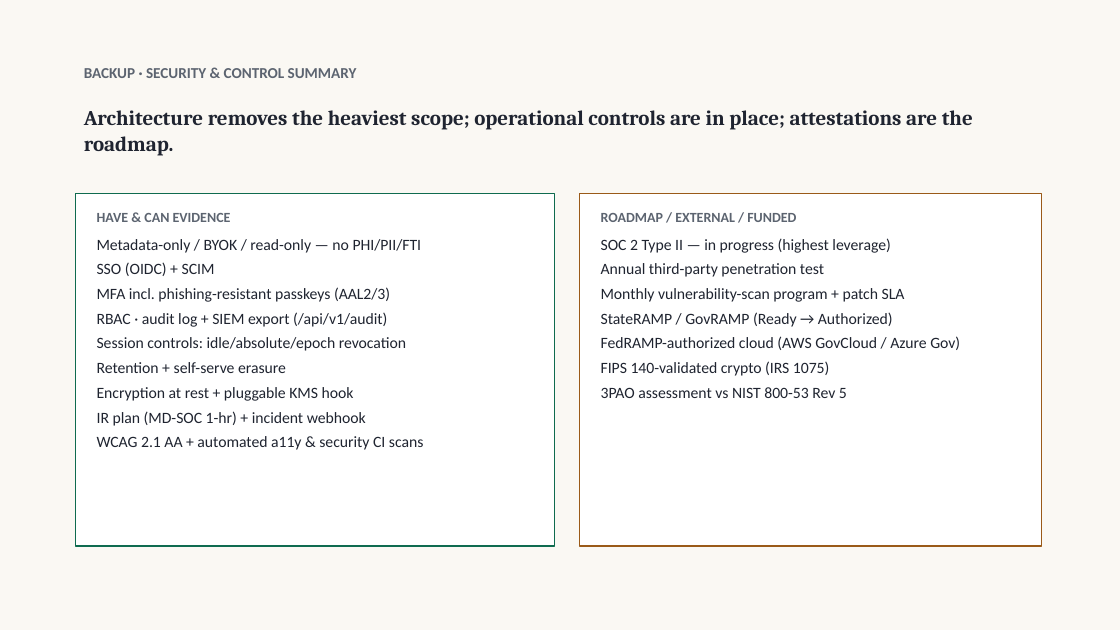
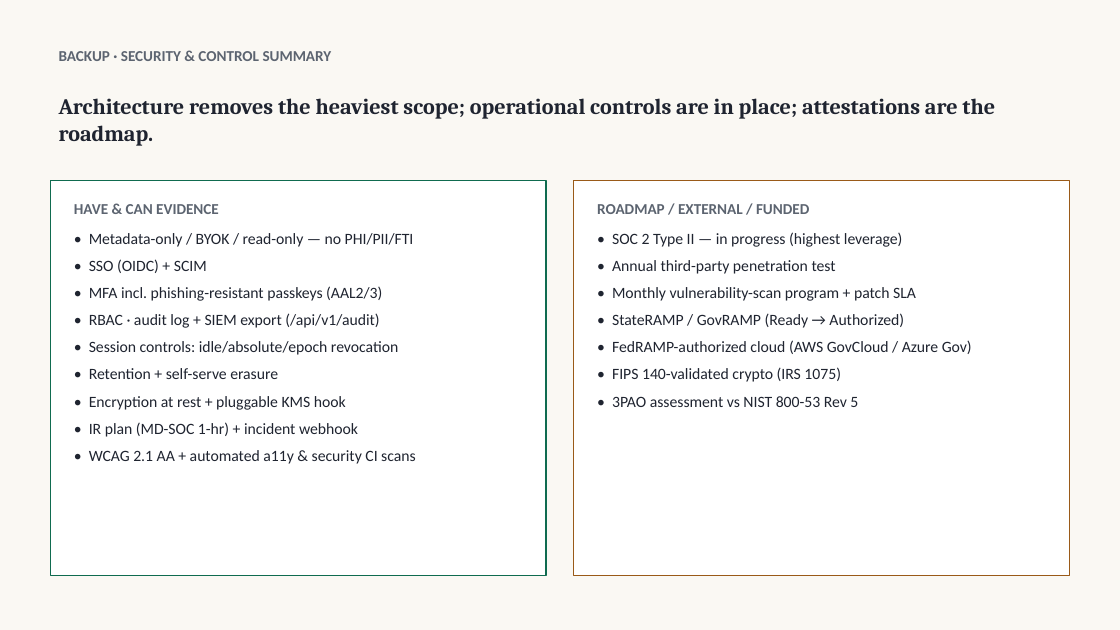
Before and after one commit to krethikram-sudo/options-bot, a slide deck: slide 14 of docs/mhbe-demo-deck.pptx. Drawn at 1120x630 pixels with LibreOffice and Linux fonts; fonts in the diff are those of the drawing. Boxes give left, top, right and bottom in pixels: in the first picture for what was removed or moved away, otherwise in the second. Text is boxed around its words. In the diff, an @@ line names an element or a change of style, - is before the commit and + after.

```diff
--- a/docs/mhbe-demo-deck.pptx
+++ b/docs/mhbe-demo-deck.pptx
@@ text "BACKUP · SECURITY & CONTROL ..." moved from (x1=84, y1=68, x2=357, y2=78) to (x1=59, y1=51, x2=332, y2=61) @@
@@ text "Architecture removes the heaviest scope; ..." moved from (x1=84, y1=110, x2=973, y2=156) to (x1=59, y1=98, x2=995, y2=146) @@
@@ text "Architecture removes the heaviest scope; ..." at (x1=59, y1=98, x2=995, y2=146): size 18 to 19 pt @@
@@ rectangle "HAVE & CAN EVIDENCE" resized from (x1=76, y1=193, x2=555, y2=546) to (x1=50, y1=181, x2=546, y2=576) @@
@@ rectangle "HAVE & CAN EVIDENCE" at (x1=50, y1=181, x2=546, y2=576): outline #0F6B4F 1 pt to #0F6B4F 1.25 pt @@
@@ text in rectangle at (x1=74, y1=204, x2=219, y2=214): size 12 to 13 pt in "HAVE & CAN EVIDENCE"; more space between paragraphs @@
@@ rectangle "ROADMAP / EXTERNAL / FUNDED" resized from (x1=580, y1=193, x2=1042, y2=546) to (x1=574, y1=181, x2=1070, y2=576) @@
@@ rectangle "ROADMAP / EXTERNAL / FUNDED" at (x1=574, y1=181, x2=1070, y2=576): outline #9A5A18 1 pt to #9A5A18 1.25 pt @@
@@ text in rectangle at (x1=597, y1=204, x2=809, y2=214): size 12 to 13 pt in "ROADMAP / EXTERNAL / FUNDED"; more space between paragraphs @@
@@ text in rectangle at (x1=89, y1=233, x2=416, y2=464): text changed @@
-Metadata-only / BYOK / read-only — no PHI/PII/FTI
-SSO (OIDC) + SCIM
-MFA incl. phishing-resistant passkeys (AAL2/3)
-RBAC · audit log + SIEM export (/api/v1/audit)
-Session controls: idle/absolute/epoch revocation
-Retention + self-serve erasure
-Encryption at rest + pluggable KMS hook
-IR plan (MD-SOC 1-hr) + incident webhook
-WCAG 2.1 AA + automated a11y & security CI scans
+• Metadata-only / BYOK / read-only — no PHI/PII/FTI
+• SSO (OIDC) + SCIM
+• MFA incl. phishing-resistant passkeys (AAL2/3)
+• RBAC · audit log + SIEM export (/api/v1/audit)
+• Session controls: idle/absolute/epoch revocation
+• Retention + self-serve erasure
+• Encryption at rest + pluggable KMS hook
+• IR plan (MD-SOC 1-hr) + incident webhook
+• WCAG 2.1 AA + automated a11y & security CI scans
@@ text in rectangle at (x1=612, y1=232, x2=972, y2=407): text changed @@
-SOC 2 Type II — in progress (highest leverage)
-Annual third-party penetration test
-Monthly vulnerability-scan program + patch SLA
-StateRAMP / GovRAMP (Ready → Authorized)
-FedRAMP-authorized cloud (AWS GovCloud / Azure Gov)
-FIPS 140-validated crypto (IRS 1075)
-3PAO assessment vs NIST 800-53 Rev 5
+• SOC 2 Type II — in progress (highest leverage)
+• Annual third-party penetration test
+• Monthly vulnerability-scan program + patch SLA
+• StateRAMP / GovRAMP (Ready → Authorized)
+• FedRAMP-authorized cloud (AWS GovCloud / Azure Gov)
+• FIPS 140-validated crypto (IRS 1075)
+• 3PAO assessment vs NIST 800-53 Rev 5
```
Also in this commit, not shown: 13 other slides changed, 2 other files.
